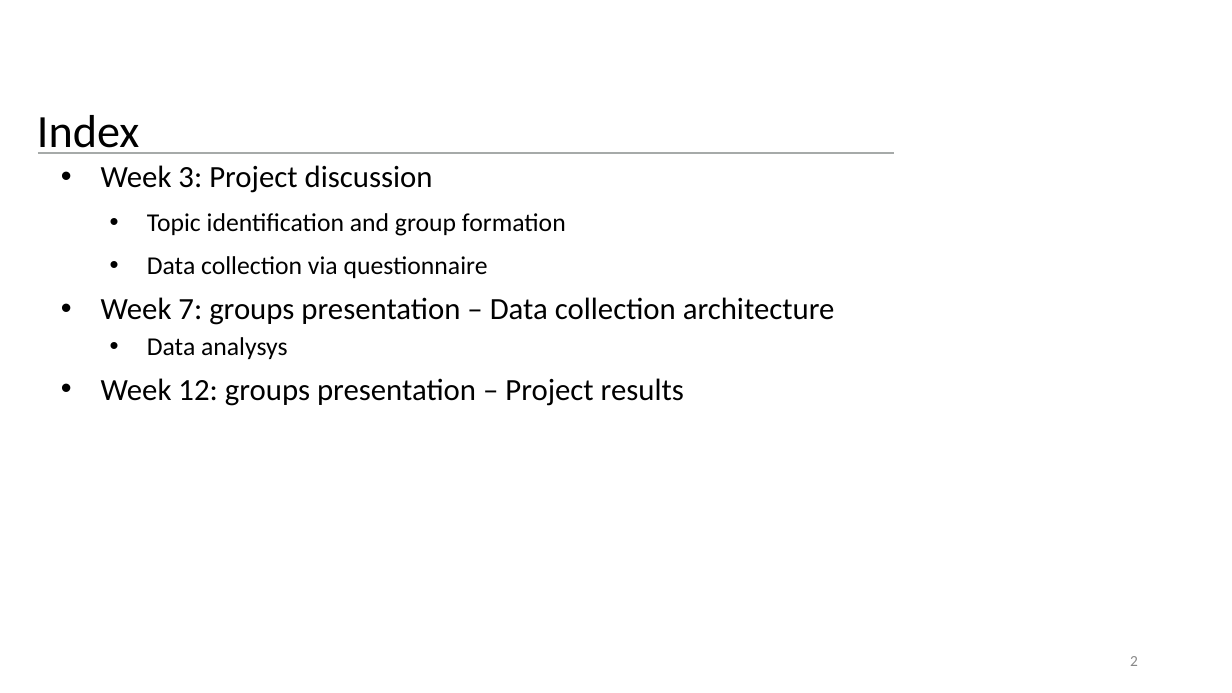
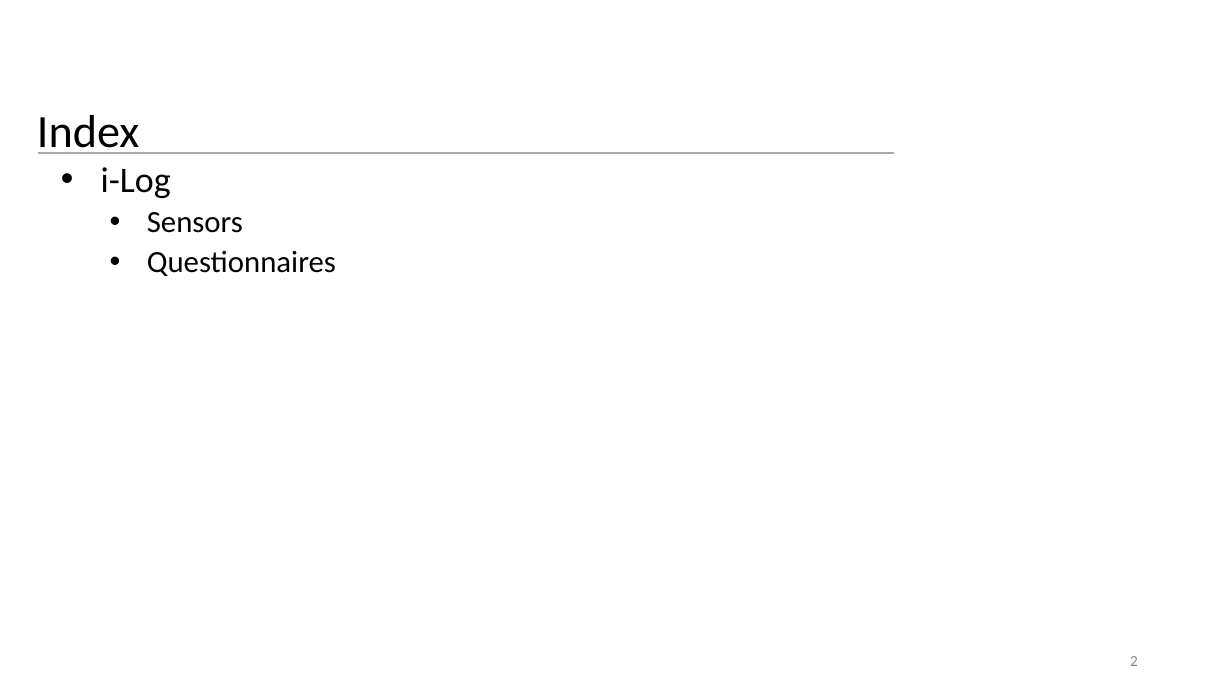
Before and after one commit to UNITN-SHB-2020/unitn-shb-2021.github.io, a slide deck: slide 2 of material/slides/L10.Capture.In-the-time.Data.pptx. Drawn at 1232x693 pixels with LibreOffice and Linux fonts; fonts in the diff are those of the drawing; background and template pictures are left out. Boxes give left, top, right and bottom in pixels: in the first picture for what was removed or moved away, otherwise in the second. Text is boxed around its words. In the diff, an @@ line names an element or a change of style, - is before the commit and + after.

```diff
--- a/material/slides/L10.Capture.In-the-time.Data.pptx
+++ b/material/slides/L10.Capture.In-the-time.Data.pptx
@@ text at (101, 167, 336, 276): text changed @@
-• Week 3: Project discussion
-  • Topic identification and group formation
-  • Data collection via questionnaire
-• Week 7: groups presentation – Data collection architecture
-  • Data analysys
-• Week 12: groups presentation – Project results
+• i-Log
+  • Sensors
+  • Questionnaires
```
Also in this commit, not shown: 4 other files.
